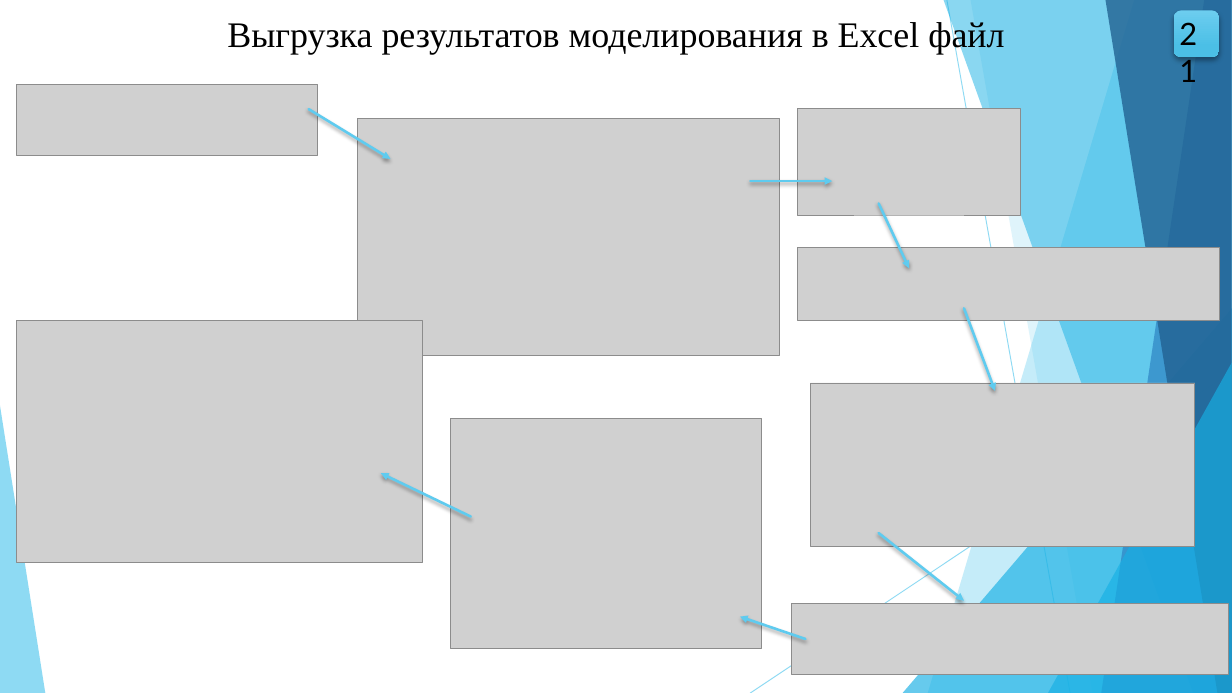
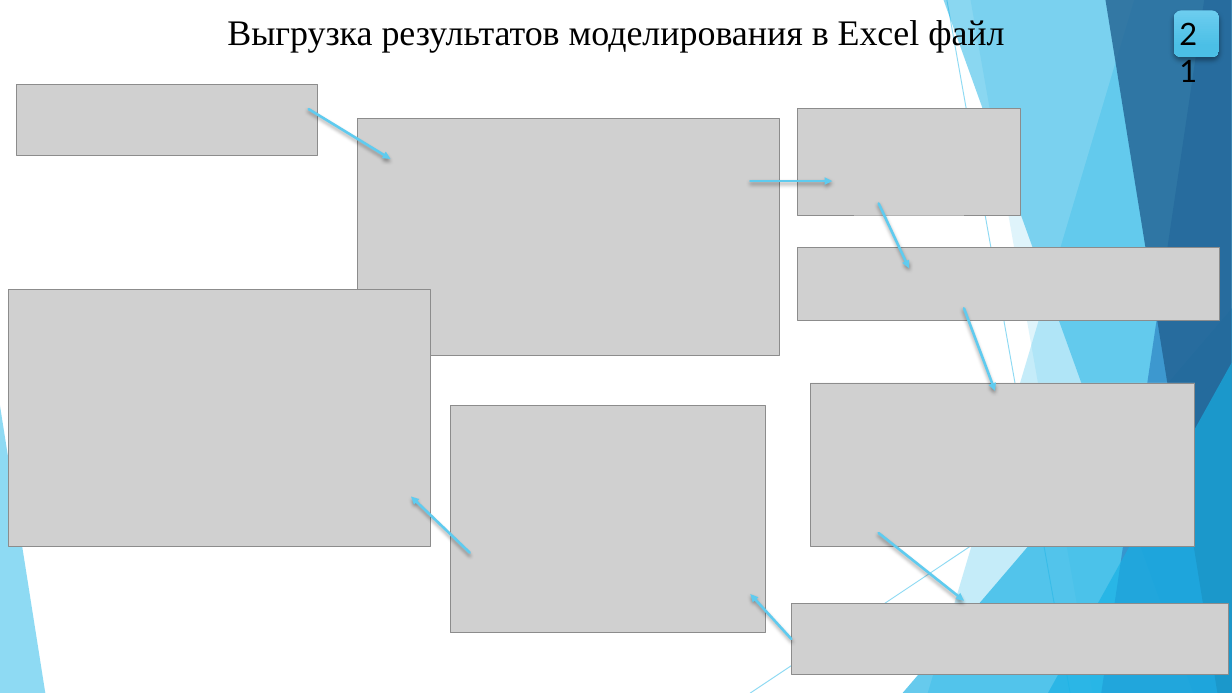
Before and after one commit to wolfufu/EpidemicModelsApp, a slide deck: slide 21 of VKR_Volkova_VMO41.pptx. Drawn at 1232x693 pixels with LibreOffice and Linux fonts; fonts in the diff are those of the drawing; grey boxes stand for pictures. Boxes give left, top, right and bottom in pixels: in the first picture for what was removed or moved away, otherwise in the second. Text is boxed around its words. In the diff, an @@ line names an element or a change of style, - is before the commit and + after.

```diff
--- a/VKR_Volkova_VMO41.pptx
+++ b/VKR_Volkova_VMO41.pptx
@@ picture: place and size @@
-picture at (17,320,422,563)
+picture at (8,289,431,546)
@@ picture: place and size @@
-picture at (450,418,762,648)
+picture at (450,406,765,633)
@@ arrow moved from (471, 517) - (381, 473) to (470, 553) - (411, 496) @@
@@ arrow moved from (806, 640) - (740, 616) to (791, 640) - (750, 594) @@
```
Also in this commit, not shown: 13 other slides changed, 13 other files.
